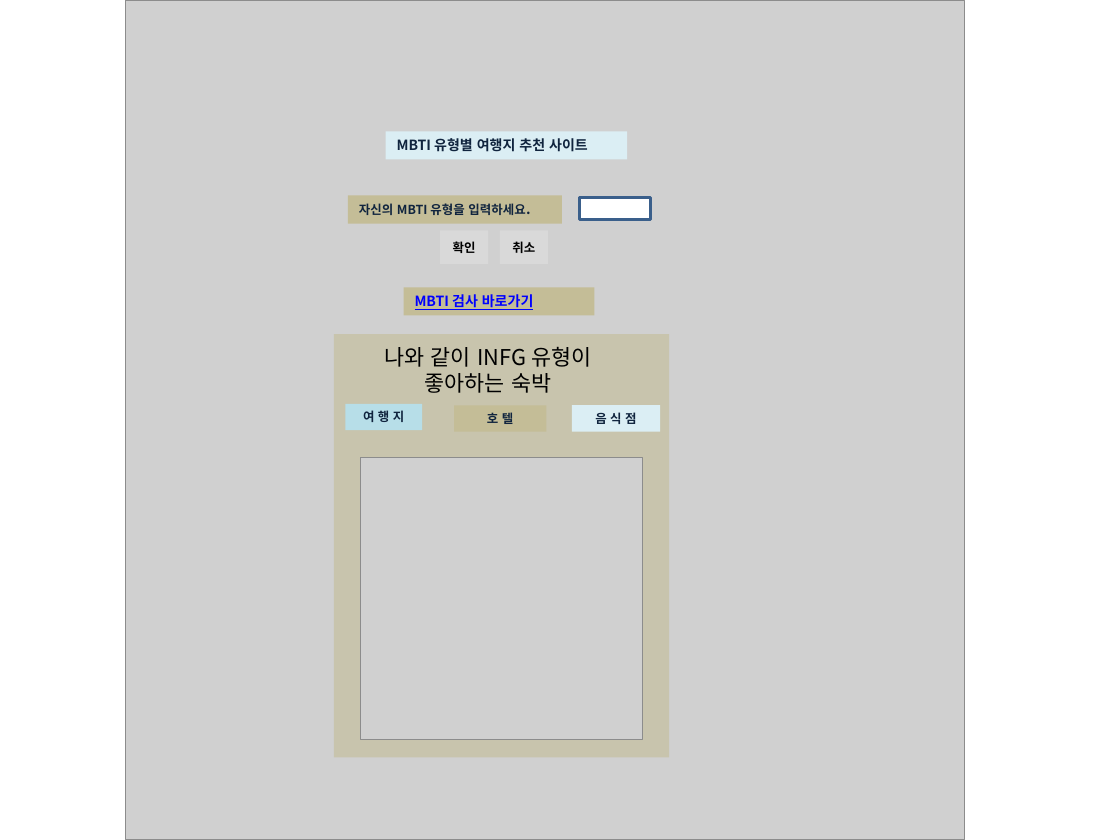
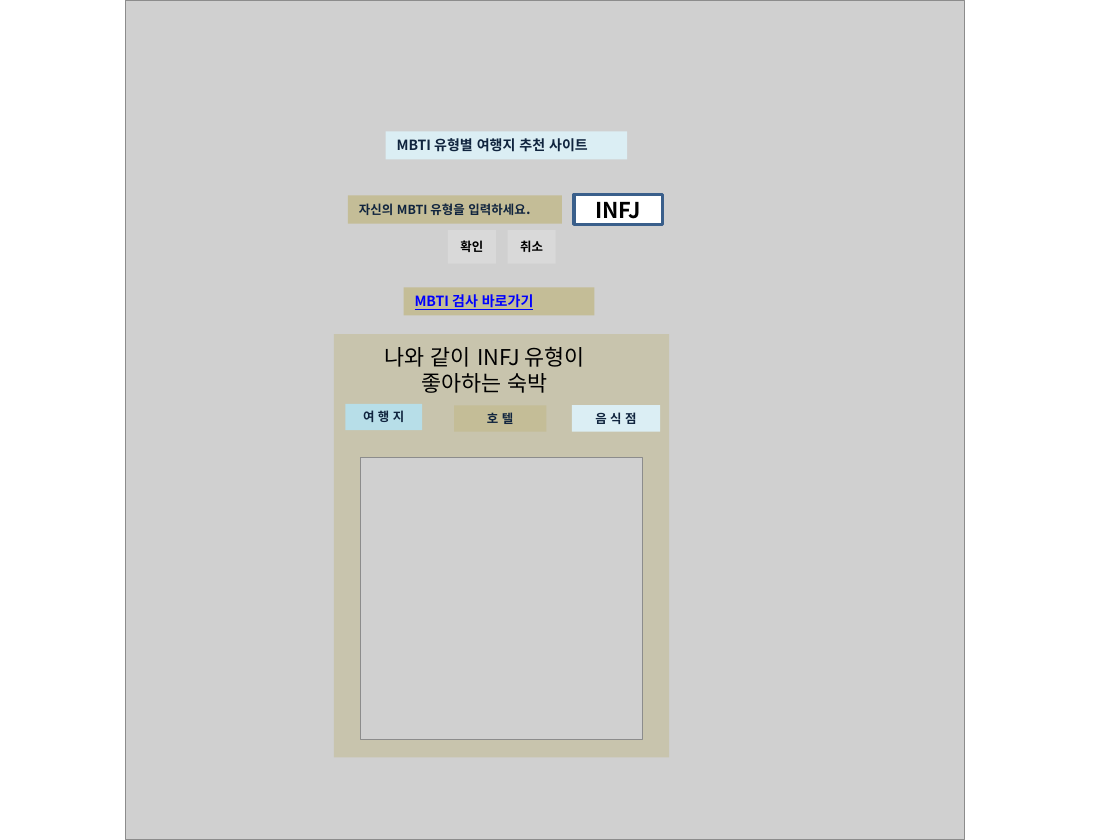
Before and after one commit to ppjjhh0911/BigdataUI, a slide deck: slide 4 of 4팀- MBTI 유형.pptx. Drawn at 1120x840 pixels with LibreOffice and Linux fonts; fonts in the diff are those of the drawing; grey boxes stand for pictures. Boxes give left, top, right and bottom in pixels: in the first picture for what was removed or moved away, otherwise in the second. Text is boxed around its words. In the diff, an @@ line names an element or a change of style, - is before the commit and + after.

```diff
--- a/4팀- MBTI 유형.pptx
+++ b/4팀- MBTI 유형.pptx
@@ rectangle added at [575,195,663,225], fill #FFFFFF, outline #3A5F8C 2 pt, 14 pt, text #000000, bold @@
+INFJ
@@ rectangle removed at [580,197,651,220] @@
@@ rectangle "확인": place and size @@
-rectangle "확인" at [440,231,488,264]
+rectangle "확인" at [448,231,496,264]
@@ rectangle "취소": place and size @@
-rectangle "취소" at [500,231,548,264]
+rectangle "취소" at [507,231,556,264]
@@ text at [385,347,585,367]: text changed @@
-나와 같이 INFG 유형이
+나와 같이 INFJ 유형이
```
Also in this commit, not shown: 2 other slides changed.
